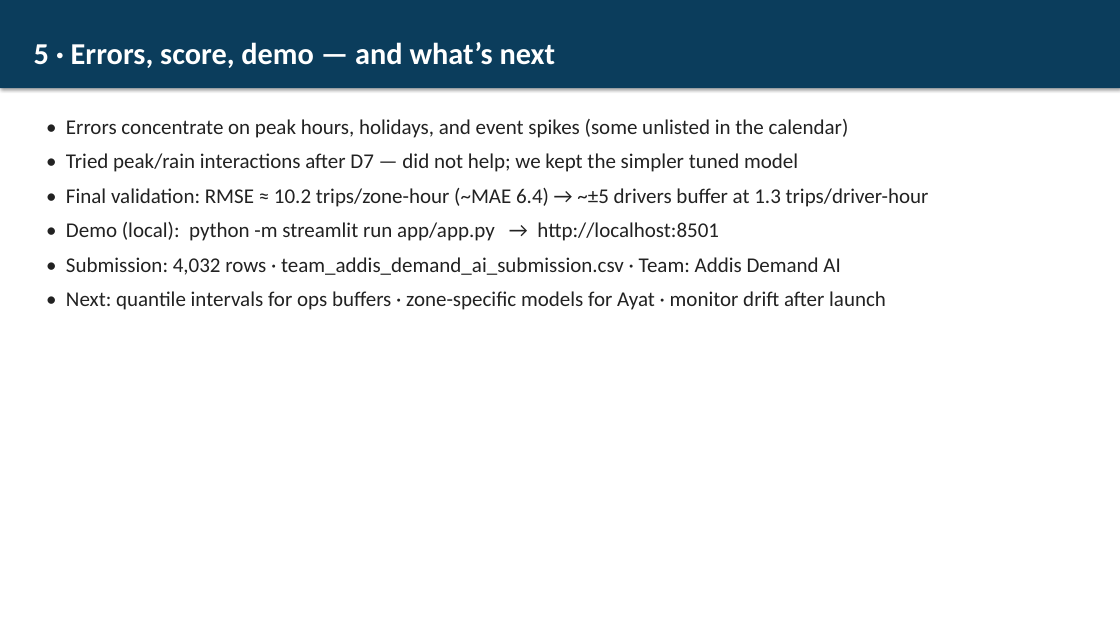
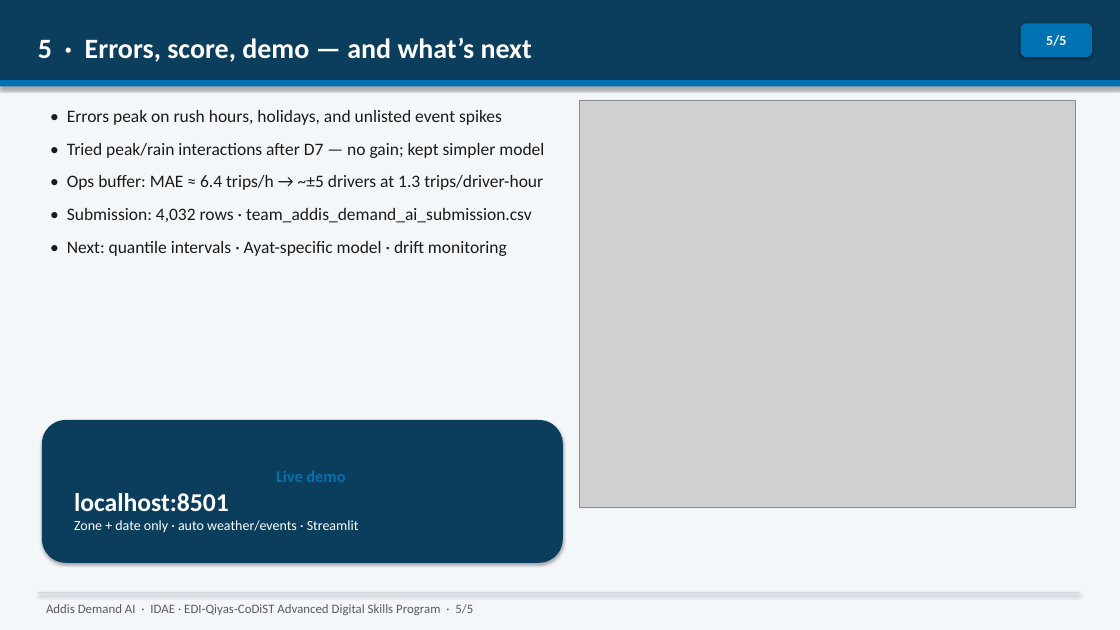
Before and after one commit to kncod/EthioMobility-AI-final, a slide deck: slide 5 of presentation/team_addis_demand_ai_slides.pptx. Drawn at 1120x630 pixels with LibreOffice and Linux fonts; fonts in the diff are those of the drawing; grey boxes stand for pictures. Boxes give left, top, right and bottom in pixels: in the first picture for what was removed or moved away, otherwise in the second. Text is boxed around its words. In the diff, an @@ line names an element or a change of style, - is before the commit and + after.

```diff
--- a/presentation/team_addis_demand_ai_slides.pptx
+++ b/presentation/team_addis_demand_ai_slides.pptx
@@ rectangle "5 · Errors, score, demo ..." resized from (x1=0, y1=0, x2=1120, y2=88) to (x1=0, y1=0, x2=1120, y2=80) @@
@@ rectangle "5 · Errors, score, demo ..." at (x1=0, y1=0, x2=1120, y2=80): size 26 to 24 pt @@
@@ rectangle added at (x1=0, y1=0, x2=1120, y2=630), fill #F4F7FA @@
@@ rounded rectangle added at (x1=1021, y1=24, x2=1092, y2=57), fill #0072B2, 12 pt, text #FFFFFF, bold @@
+5/5
@@ rectangle added at (x1=0, y1=80, x2=1120, y2=87), fill #0072B2 @@
@@ text at (x1=67, y1=110, x2=544, y2=256): text changed; size 18 to 15 pt; text colour #222222 to #1A1A1A @@
-• Errors concentrate on peak hours, holidays, and event spikes (some unlisted in the calendar)
-• Tried peak/rain interactions after D7 — did not help; we kept the simpler tuned model
-• Final validation: RMSE ≈ 10.2 trips/zone-hour (~MAE 6.4) → ~±5 drivers buffer at 1.3 trips/driver-hour
-• Demo (local): python -m streamlit run app/app.py → http://localhost:8501
-• Submission: 4,032 rows · team_addis_demand_ai_submission.csv · Team: Addis Demand AI
-• Next: quantile intervals for ops buffers · zone-specific models for Ayat · monitor drift after launch
+• Errors peak on rush hours, holidays, and unlisted event spikes
+• Tried peak/rain interactions after D7 — no gain; kept simpler model
+• Ops buffer: MAE ≈ 6.4 trips/h → ~±5 drivers at 1.3 trips/driver-hour
+• Submission: 4,032 rows · team_addis_demand_ai_submission.csv
+• Next: quantile intervals · Ayat-specific model · drift monitoring
@@ picture added at (x1=580, y1=101, x2=1075, y2=507) @@
@@ rounded rectangle added at (x1=42, y1=420, x2=563, y2=563), fill #0B3D5C, 12 pt, text #FFFFFF @@
+Live demo
+localhost:8501
+Zone + date only · auto weather/events · Streamlit
@@ rectangle added at (x1=38, y1=592, x2=1080, y2=593), fill #D0D7DE @@
@@ text added at (x1=46, y1=604, x2=473, y2=615), 11 pt, text #5A5A5A @@
+Addis Demand AI · IDAE · EDI-Qiyas-CoDiST Advanced Digital Skills Program · 5/5
```
Also in this commit, not shown: 4 other slides changed.
